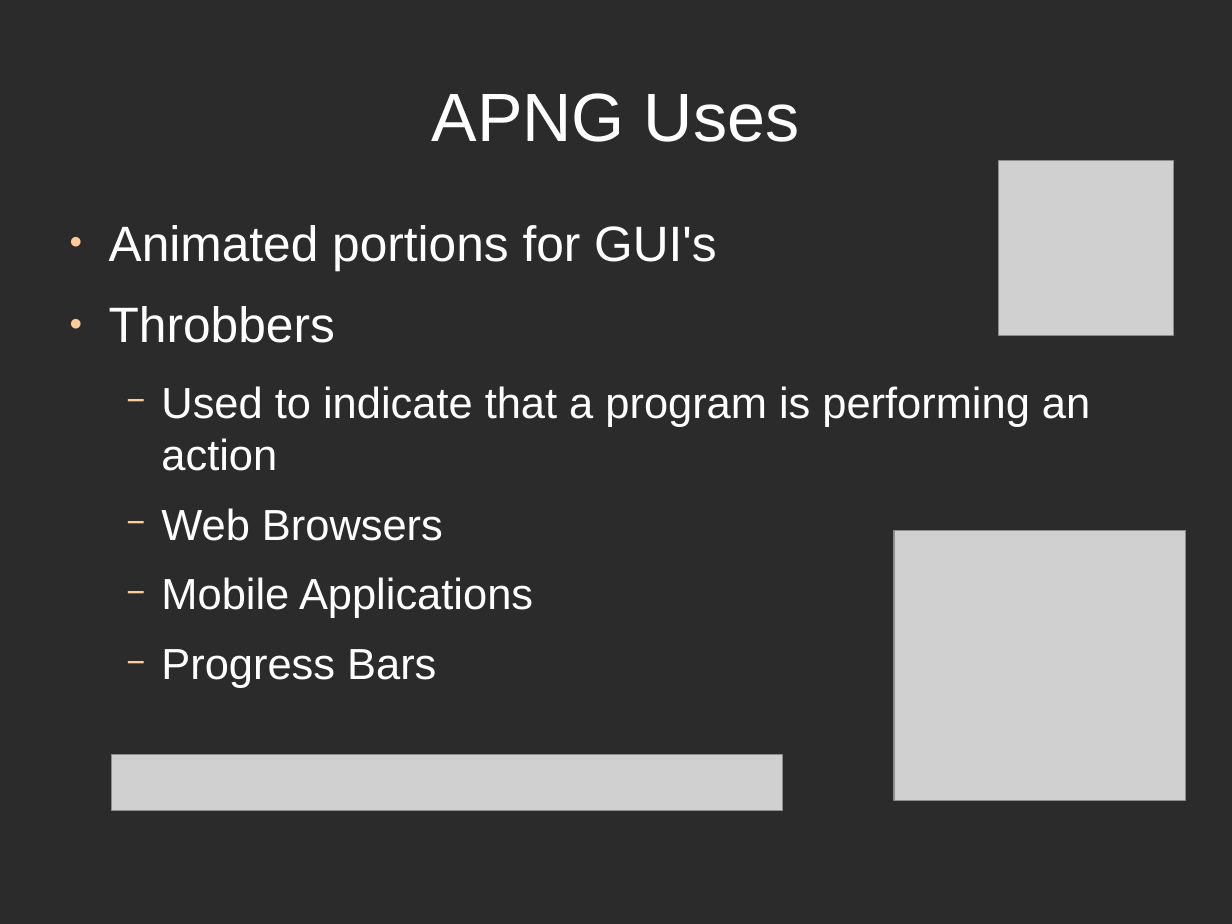
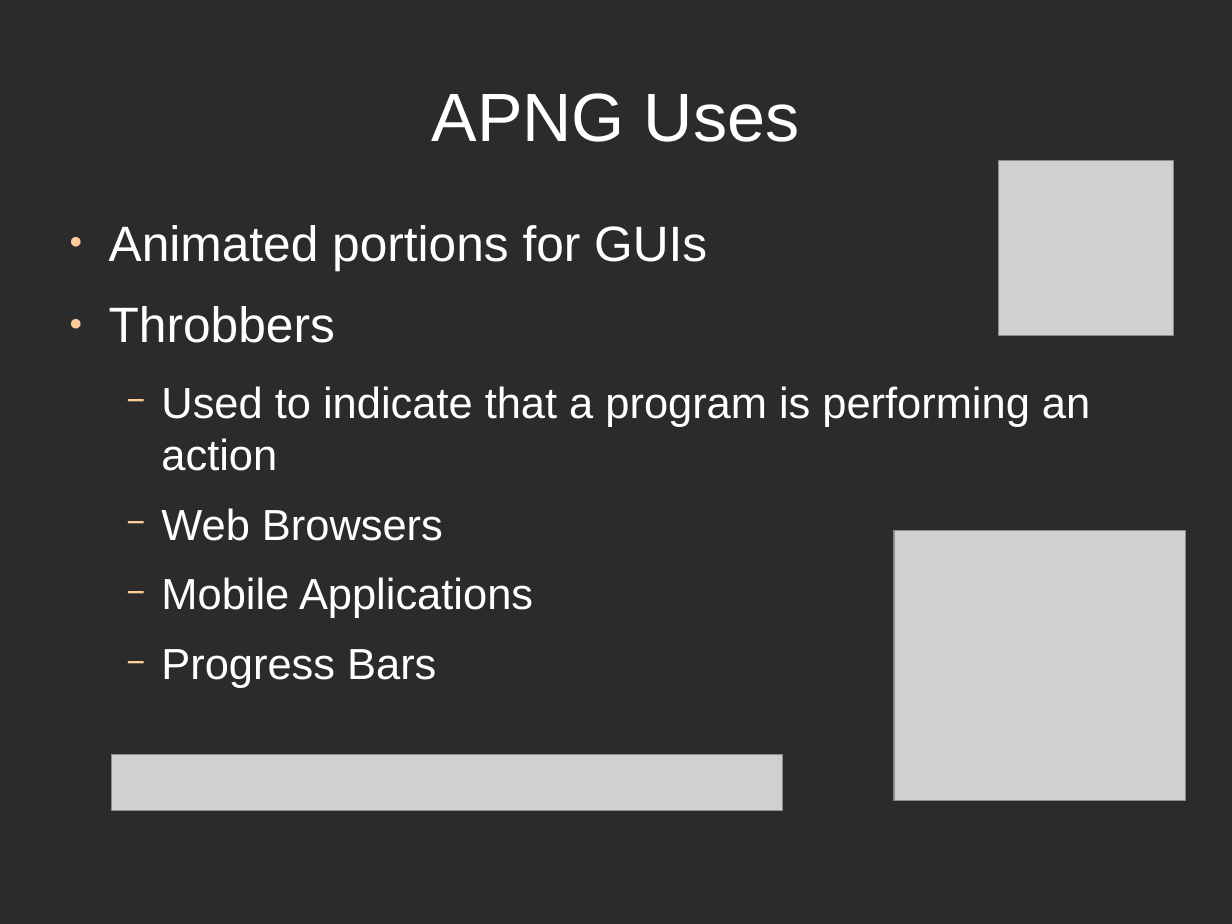
Before and after one commit to directrix1/se2, a slide deck: slide 4 of wip/SE2Presentation.odp. Drawn at 1232x924 pixels with LibreOffice and Linux fonts; fonts in the diff are those of the drawing; grey boxes stand for pictures; background and template pictures are left out; a plain dark background stands for a picture behind light text. Boxes give left, top, right and bottom in pixels: in the first picture for what was removed or moved away, otherwise in the second. Text is boxed around its words. In the diff, an @@ line names an element or a change of style, - is before the commit and + after.

```diff
--- a/wip/SE2Presentation.odp
+++ b/wip/SE2Presentation.odp
@@ text at <box>109,225,707,270</box>: text changed @@
-● Animated portions for GUI's
+● Animated portions for GUIs
```
Also in this commit, not shown: 6 other slides changed, 1 slide added, 2 slides removed.
